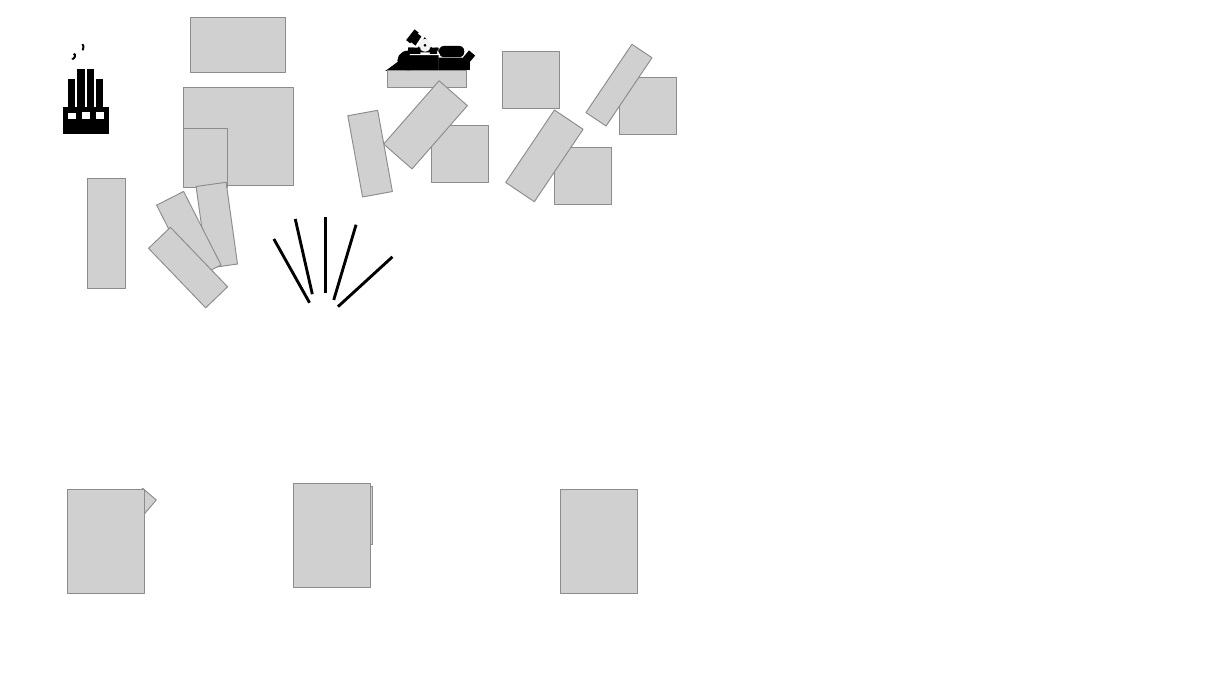
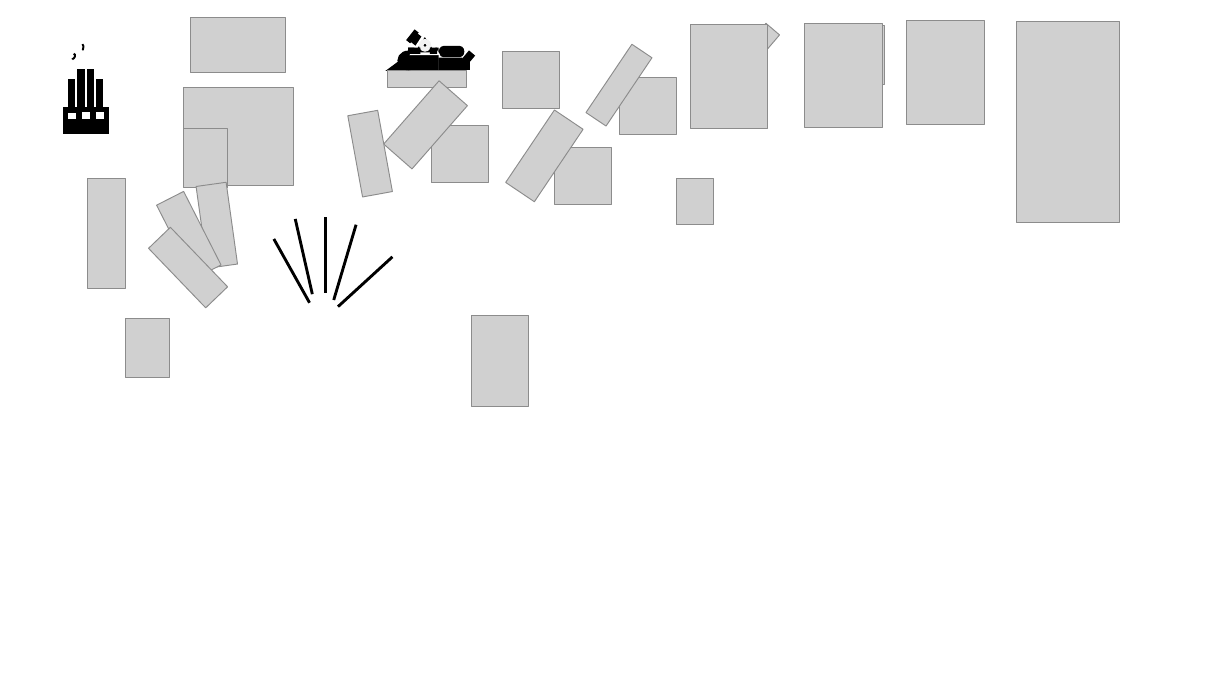
Before and after one commit to alexliuhust/JS_ChessGames, a slide deck: slide 9 of image process/drawings.pptx (slide 8 before the commit). Drawn at 1232x693 pixels with LibreOffice and Linux fonts; fonts in the diff are those of the drawing; grey boxes stand for pictures; background and template pictures are left out. Boxes give left, top, right and bottom in pixels: in the first picture for what was removed or moved away, otherwise in the second. Text is boxed around its words. In the diff, an @@ line names an element or a change of style, - is before the commit and + after.

```diff
--- a/image process/drawings.pptx
+++ b/image process/drawings.pptx
@@ picture moved from (x1=67, y1=490, x2=145, y2=594) to (x1=690, y1=24, x2=768, y2=128) @@
@@ picture moved from (x1=74, y1=488, x2=156, y2=580) to (x1=698, y1=24, x2=780, y2=115) @@
@@ picture moved from (x1=293, y1=483, x2=371, y2=588) to (x1=805, y1=23, x2=883, y2=128) @@
@@ picture moved from (x1=338, y1=486, x2=372, y2=545) to (x1=850, y1=26, x2=884, y2=85) @@
@@ picture moved from (x1=560, y1=490, x2=638, y2=594) to (x1=907, y1=20, x2=984, y2=125) @@
@@ picture added at (x1=1017, y1=21, x2=1120, y2=223) @@
@@ picture added at (x1=677, y1=178, x2=714, y2=225) @@
@@ picture added at (x1=126, y1=319, x2=170, y2=378) @@
@@ picture added at (x1=472, y1=315, x2=530, y2=406) @@
```
Also in this commit, not shown: 1 other slide changed, 7 other files.
